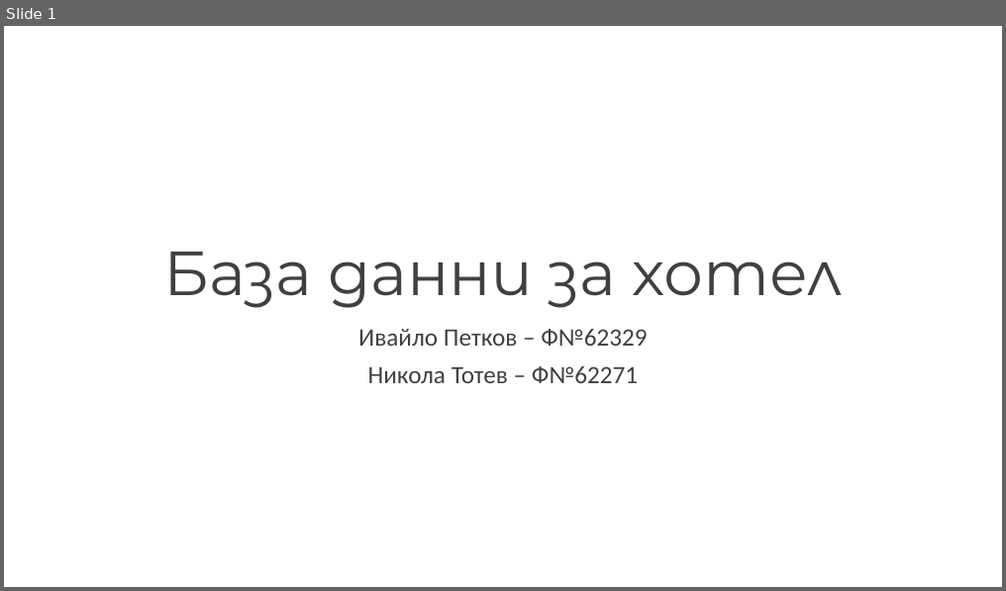
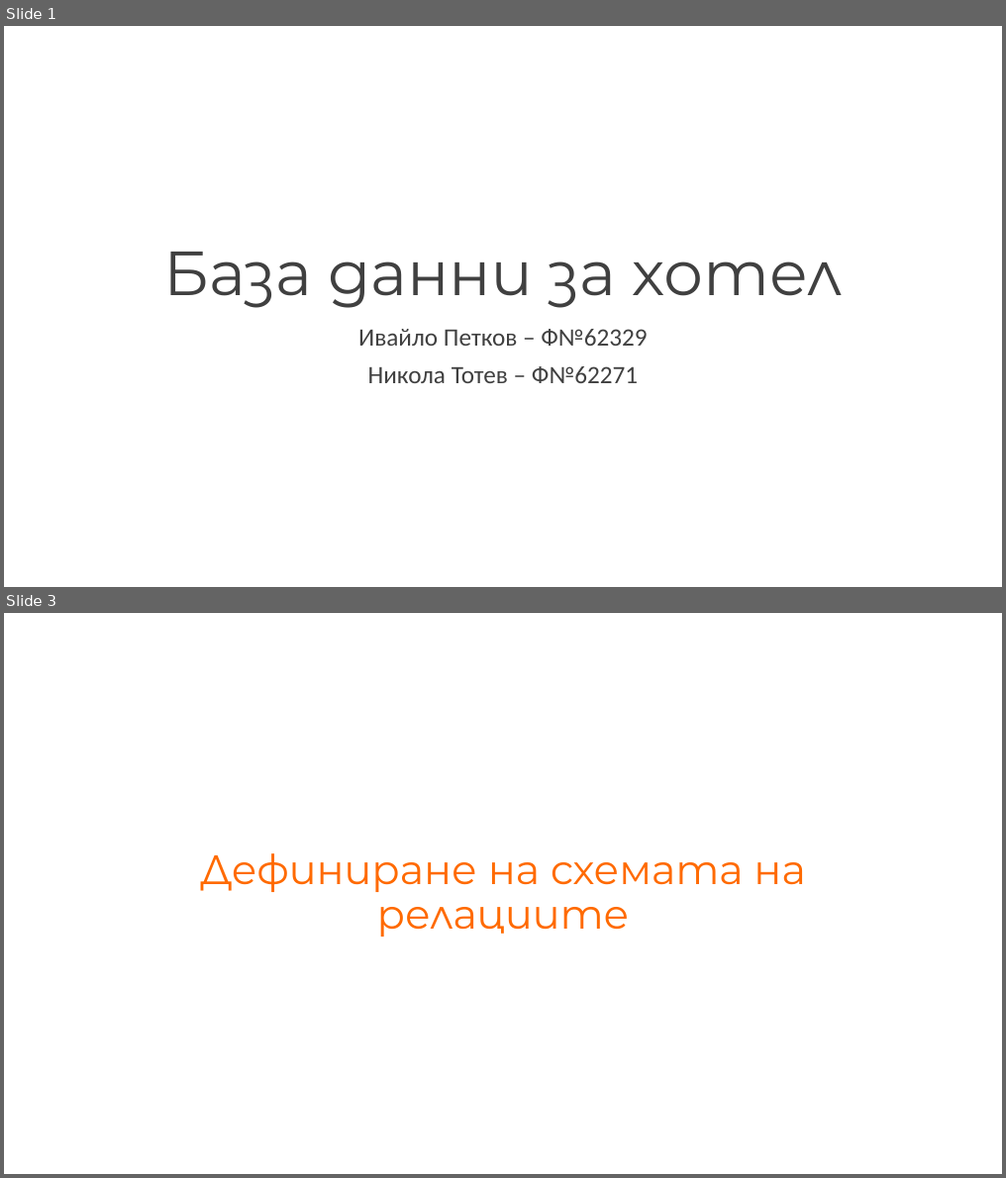
Before and after one commit to NikolaTotev/SQL-Course-Project, a slide deck: Project Presentation.pptx. Shown one above the other, each under a label of ours: slide 1 before the commit, slides 1 and 3 after it; the slides between them are not shown. The pictures are 1006x591 and 1006x1178 pixels, drawn with LibreOffice and Linux fonts; fonts in the diff are those of the drawing. Boxes give left, top, right and bottom in pixels: in the first picture for what was removed or moved away, otherwise in the second. Text is boxed around its words. In the diff, an @@ line names an element or a change of style, - is before the commit and + after.

```diff
--- a/Project Presentation.pptx
+++ b/Project Presentation.pptx
@@ slide 3 added at bbox=[4, 613, 1002, 1174], background #FFFFFF @@
@@ title added at bbox=[200, 854, 805, 937], 39.6 pt, text #FF6A00 @@
+Дефиниране на схемата на релациите
```
Also in this commit, not shown: 5 other slides added, 1 slide removed, 2 other files.
